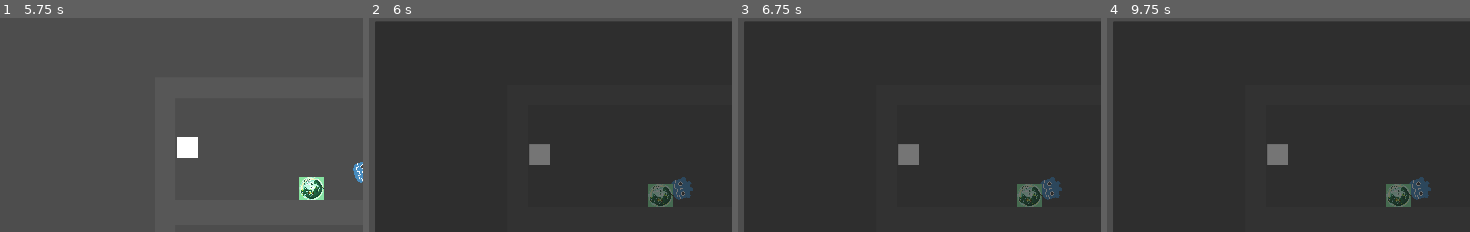
Above: before the commit, frames 1-4 (left to right).
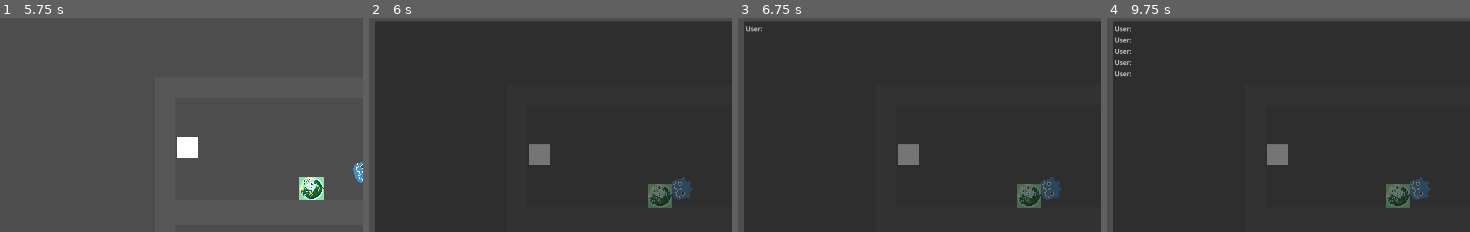
Above: after the commit, the same moments.

Repository: AmirH32/Bot-Or-Not
Game: Godot game, scene res://scenes/levels/level_1.tscn
Two runs of this game, one before a commit and one after it. Both use one fixed random seed, a clock stepped at 60 frames per second and the inputs below. This scene is started directly instead of the project's main scene.
Inputs (mouse positions are % of the whole screen's width and height, from its top left):
- Up to frame 1 (5.75 s): hold Right (ui_right) 0.53-1.28 s; hold Down (ui_down) 1.28-2.03 s; hold Right (ui_right) 2.03-2.78 s; hold Up (ui_up) 2.78-3.53 s; hold Left (ui_left) 3.53-5.03 s; hold Down (ui_down) from 5.03 s (still down)
- Up to frame 2 (6 s): release Down (ui_down) at 5.78 s; hold Right (ui_right) from 5.78 s (still down)
- Up to frame 3 (6.75 s): release Right (ui_right) at 6.5 s; click (83, 95) at 6.5 s, where only the run after the commit has a clickable "SEND"
- Up to frame 4 (9.75 s): tap Enter at 7.25, 8.75 s; hold Up (ui_up) 7.28-8.03 s; tap Space at 8, 9.5 s; hold Right (ui_right) 8.03-8.78 s; hold Down (ui_down) 8.78-9.53 s; hold Left (ui_left) from 9.53 s (still down)
The pictures show only the part of the screen within x 2-52%, y 13-63%; the shares and areas given below are measured in that part.

Frame 1 is identical in both runs. In frame 2, 0.2% of the frame differs, in the area x 76-90%, y 74-89%; in frame 3, 0.3%; in frame 4, 0.6%, in the area x 2-90%, y 3-89%.
Error after the commit: Invalid call. Nonexistent function 'resume' in base 'Nil'. (res://Scripts/chat.gd:111)

Commit message:
fixed some stuff

Diff:
--- a/Scripts/chat.gd
+++ b/Scripts/chat.gd
@@ -6,8 +6,10 @@
 @onready var text_edit = $TextEdit       # Main TextEdit box
 @onready var answer_input = $AnswerEdit      # Input field (e.g., LineEdit or another TextEdit)
 @onready var http_request_node = $HTTPRequest # The HTTP Request node
+@onready var resume_timer = $Timer  # Reference to the Timer node
 var prompt_count: int = 0 # initialise prompt count
 var parent_ai : AI_robot
+var win
 
 signal death
 signal increment
@@ -21,6 +23,7 @@
 
 # On startup get the first question from AI
 func _ready() -> void:
+	win = null
 	 # Set the TextEdit to full screen size
 	print(get_viewport().size)
 
@@ -31,6 +34,11 @@
 	http_request_node.get_first_question()
 	prompt_count += 1
 	print("Number of prompts sent:", prompt_count)
+
+	### Sets timer
+	resume_timer.wait_time = 2.0  # Set the wait time to 2 seconds
+	resume_timer.one_shot = true    # Make it a one-shot timer
+	resume_timer.connect("timeout", _on_resume_timer_timeout())  # Connect the timeout signal
 
 
 # Function called when the Send button is pressed
@@ -89,8 +97,15 @@
 			if response_string[response_length - 1] == "h" or "human" in response_string:
 				text_edit.text += "The bot has detected you are human, you lose!"
 				emit_signal("death")
+				win = false
 				parent_ai.resume(true)
 			else:
 				text_edit.text += "The bot has detected you are an AI, you win!"
 				emit_signal("increment")
+				win = true
 				parent_ai.resume(false)
+
+func _on_resume_timer_timeout():
+	# Determine if the AI should resume with true or false based on previous logic
+	var should_resume = win  # Change this based on your logic
+	parent_ai.resume(should_resume)  # Call resume after the timer
--- a/scenes/Chat.tscn
+++ b/scenes/Chat.tscn
@@ -4,7 +4,9 @@
 [ext_resource type="Script" path="res://scripts/http_request.gd" id="2_tkvc6"]
 
 [node name="Chat" type="Node2D"]
+process_mode = 3
 z_index = 10
+position = Vector2(-1, 0)
 script = ExtResource("1_5lp2x")
 
 [node name="Camera2D" type="Camera2D" parent="."]
@@ -38,4 +40,6 @@
 offset_bottom = 473.0
 wrap_mode = 1
 
+[node name="Timer" type="Timer" parent="."]
+
 [connection signal="pressed" from="Send" to="." method="_on_send_pressed"]
--- a/scripts/ai_movement.gd
+++ b/scripts/ai_movement.gd
@@ -76,4 +76,4 @@
 func resume(died: bool):
 	get_tree().paused=false
 	cam.enabled=true
-	remove_child(chat)
+	remove_child(get_node("Chat"))
Not shown: 1 places in scenes/levels/level_3.tscn that only renumber resources
